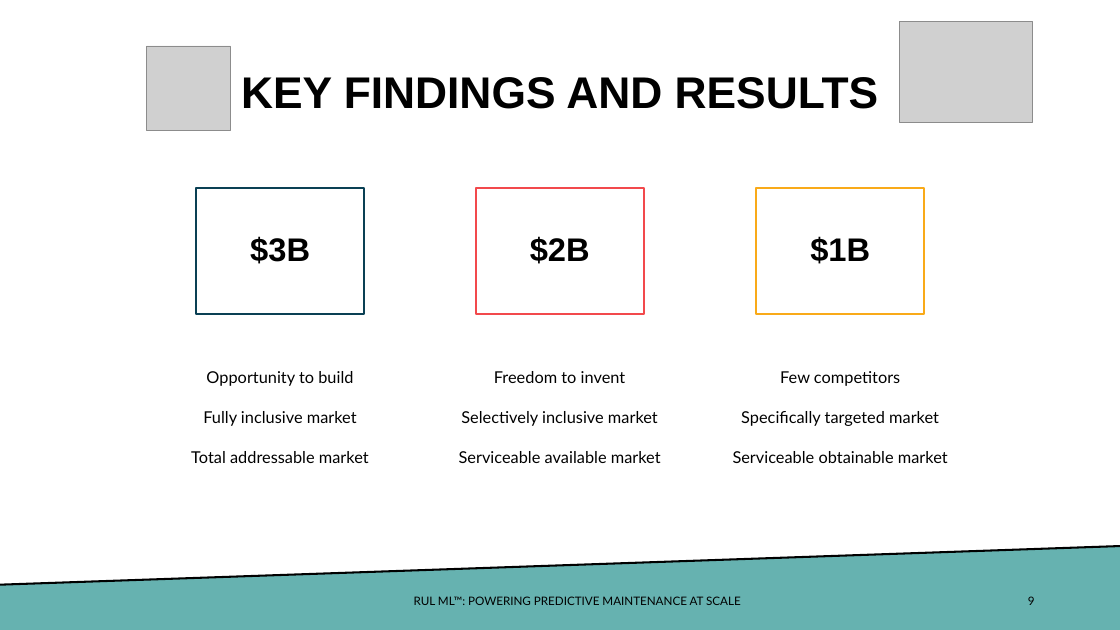
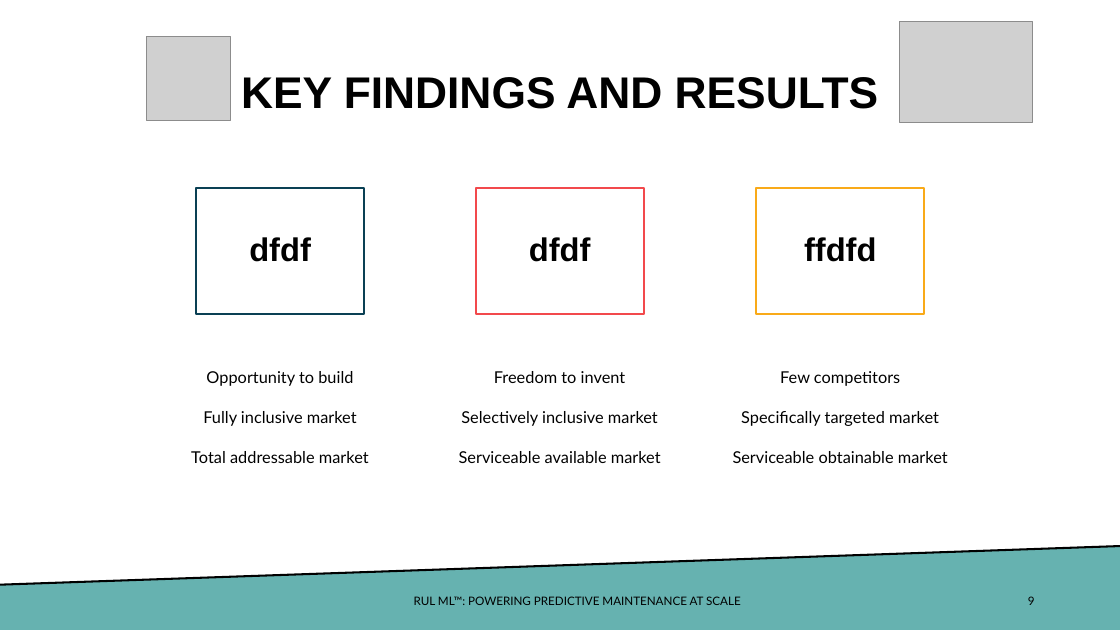
Before and after one commit to ddealwis09/Remaining_Useful_Life, a slide deck: slide 9 of docs/FourthBrain Capstone Demo Day Deck.pptx. Drawn at 1120x630 pixels with LibreOffice and Linux fonts; fonts in the diff are those of the drawing; grey boxes stand for pictures. Boxes give left, top, right and bottom in pixels: in the first picture for what was removed or moved away, otherwise in the second. Text is boxed around its words. In the diff, an @@ line names an element or a change of style, - is before the commit and + after.

```diff
--- a/docs/FourthBrain Capstone Demo Day Deck.pptx
+++ b/docs/FourthBrain Capstone Demo Day Deck.pptx
@@ picture: place and size @@
-picture at <box>147,46,231,130</box>
+picture at <box>147,36,231,120</box>
@@ text at <box>249,237,311,262</box>: text changed @@
-$3B
+dfdf
@@ text at <box>529,237,591,262</box>: text changed @@
-$2B
+dfdf
@@ text at <box>804,237,876,262</box>: text changed @@
-$1B
+ffdfd
```
Also in this commit, not shown: 7 other slides changed, 7 other files.
